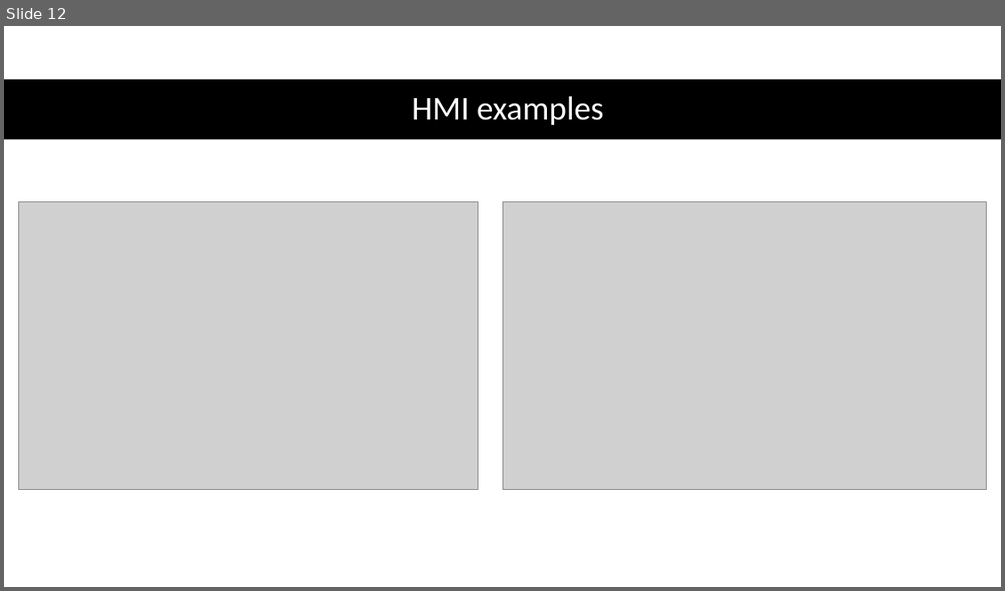
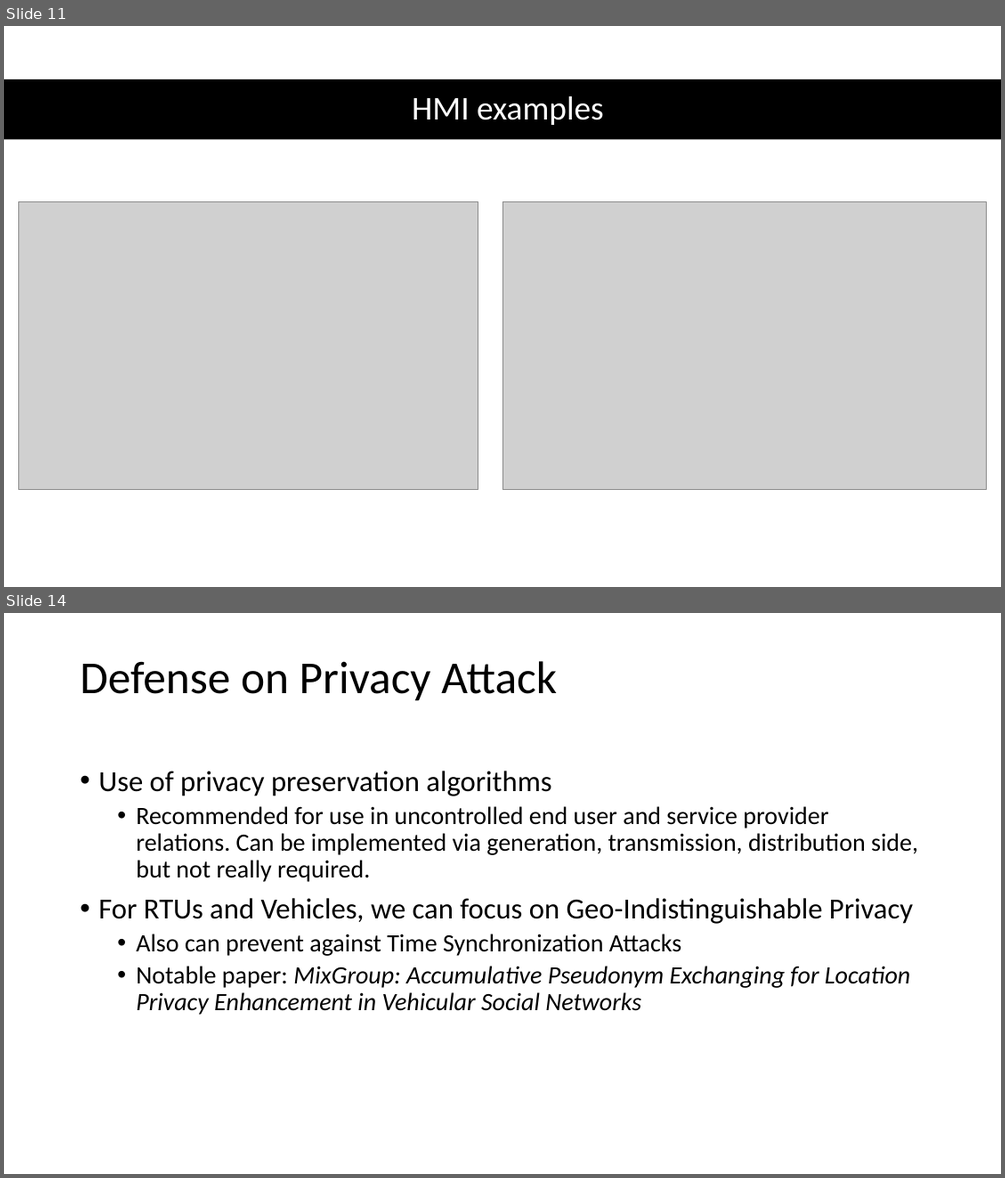
Before and after one commit to CodeFluent/Notes, a slide deck: CS-6222/Fall_2018/project/Smart City Security - Attack and Defense Strategems.pptx. Shown one above the other, each under a label of ours: slide 12 before the commit, slides 11 and 14 after it; the slides between them are not shown. The pictures are 1005x591 and 1005x1178 pixels, drawn with LibreOffice and Linux fonts; fonts in the diff are those of the drawing; grey boxes stand for pictures. Boxes give left, top, right and bottom in pixels: in the first picture for what was removed or moved away, otherwise in the second. Text is boxed around its words. In the diff, an @@ line names an element or a change of style, - is before the commit and + after.

```diff
--- a/CS-6222/Fall_2018/project/Smart City Security - Attack and Defense Strategems.pptx
+++ b/CS-6222/Fall_2018/project/Smart City Security - Attack and Defense Strategems.pptx
@@ slide 14 added at (4,613,1001,1174), background #FFFFFF @@
@@ title added at (80,661,557,701), 44 pt, text #000000 @@
+Defense on Privacy Attack
@@ text added at (98,771,918,1014), 24 pt, text #000000 @@
+• Use of privacy preservation algorithms
+  • Recommended for use in uncontrolled end user and service provider relations. Can be implemented via generation, transmission, distribution side, but not really required.
+• For RTUs and Vehicles, we can focus on Geo-Indistinguishable Privacy
+  • Also can prevent against Time Synchronization Attacks
+  • Notable paper: MixGroup: Accumulative Pseudonym Exchanging for Location Privacy Enhancement in Vehicular Social Networks
@@ what was slide 12 is now slide 11 @@
```
Also in this commit, not shown: 3 slides changed, 4 other slides added, 6 slides removed, 1 other file.
